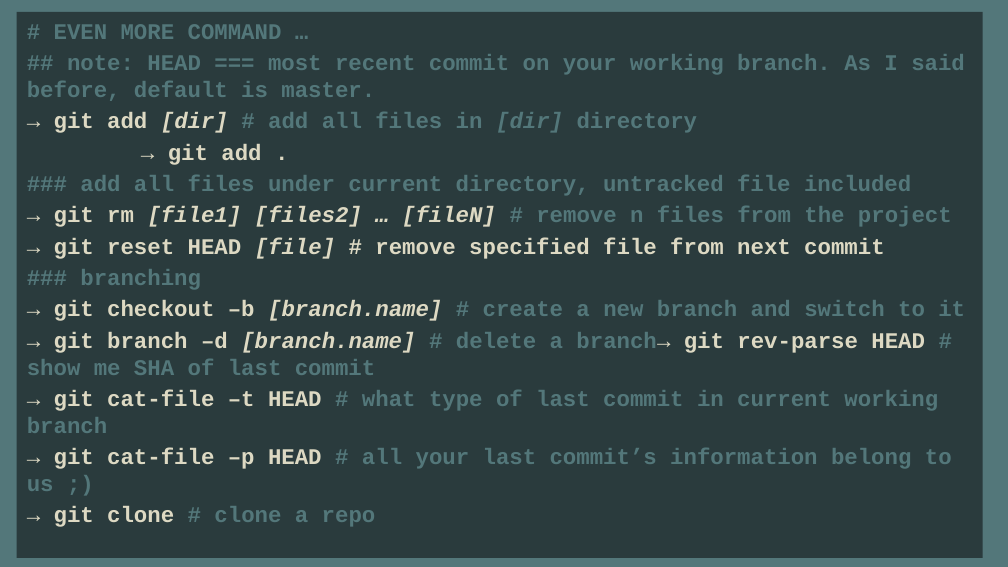
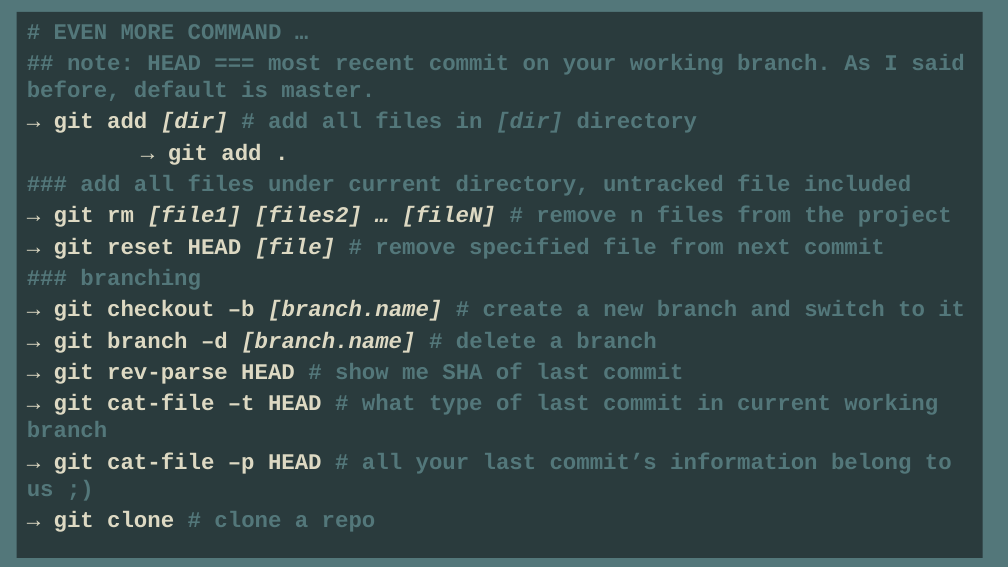
Before and after one commit to vinhnx/Git-for-beginners, a slide deck: slide 33 of git-beginner.pptx. Drawn at 1008x567 pixels with LibreOffice and Linux fonts; fonts in the diff are those of the drawing. Boxes give left, top, right and bottom in pixels: in the first picture for what was removed or moved away, otherwise in the second. Text is boxed around its words. In the diff, an @@ line names an element or a change of style, - is before the commit and + after.

```diff
--- a/git-beginner.pptx
+++ b/git-beginner.pptx
@@ text in rectangle at (x1=54, y1=238, x2=884, y2=259): text colour #DDD9C3 to #53777A in "# remove specified file from next commit" @@
@@ text in rectangle at (x1=54, y1=332, x2=683, y2=384): text changed @@
-→ git branch –d [branch.name] # delete a branch→ git rev-parse HEAD # show me SHA of last commit
+→ git branch –d [branch.name] # delete a branch
+→ git rev-parse HEAD # show me SHA of last commit
```
Also in this commit, not shown: 1 other slide changed, 1 other file.
